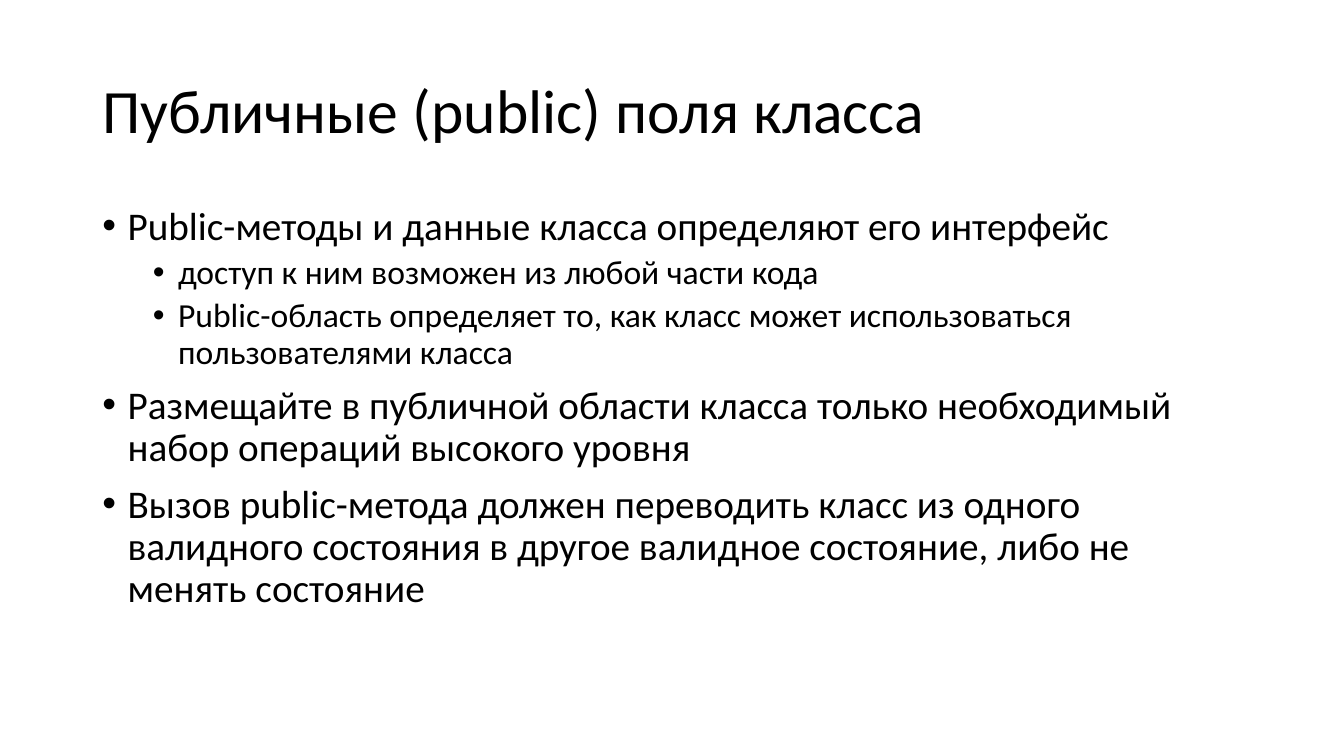
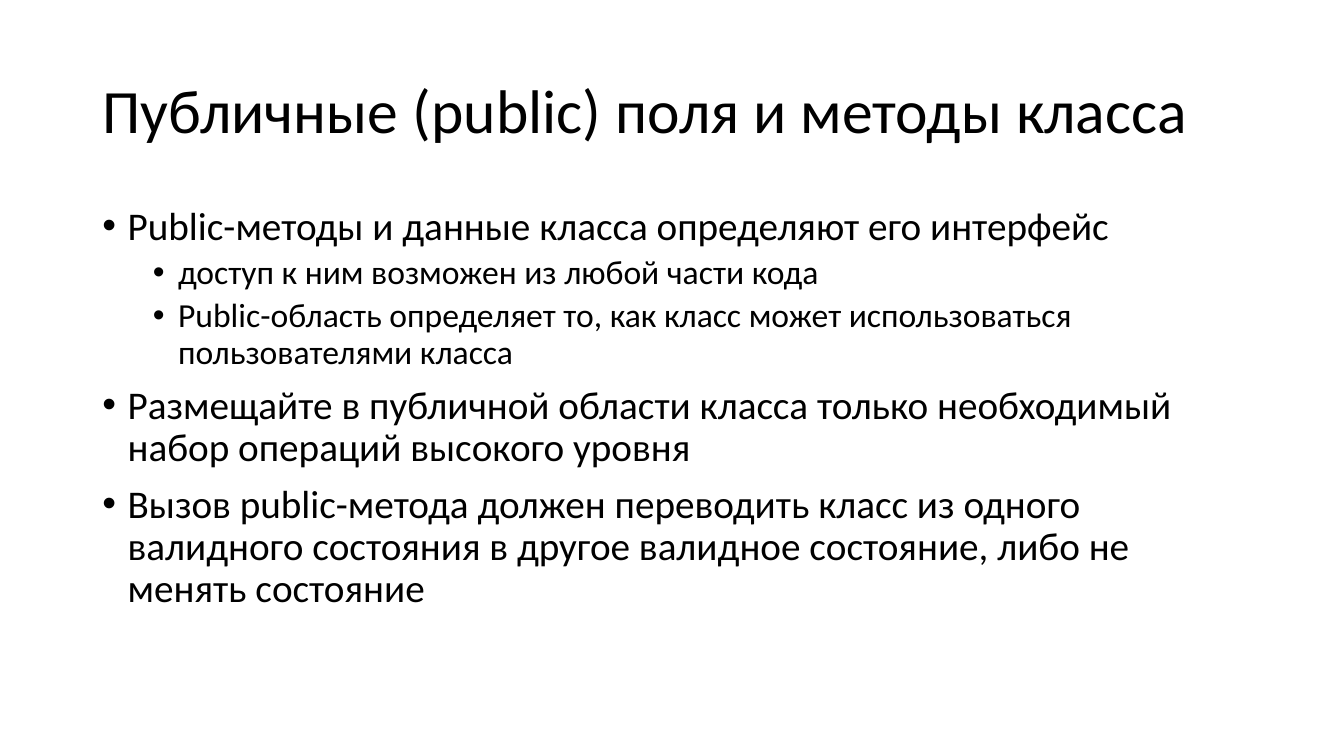
Before and after one commit to alexey-malov/oop, a slide deck: slide 40 of lectures/02/Основы ООП.pptx. Drawn at 1344x756 pixels with LibreOffice and Linux fonts; fonts in the diff are those of the drawing. Boxes give left, top, right and bottom in pixels: in the first picture for what was removed or moved away, otherwise in the second. Text is boxed around its words. In the diff, an @@ line names an element or a change of style, - is before the commit and + after.

```diff
--- a/lectures/02/Основы ООП.pptx
+++ b/lectures/02/Основы ООП.pptx
@@ title at <box>102,88,1187,143</box>: text changed @@
-Публичные (public) поля класса
+Публичные (public) поля и методы класса
```
Also in this commit, not shown: 5 other slides changed, 3 slides added, 1 slide removed, 1 other file.
